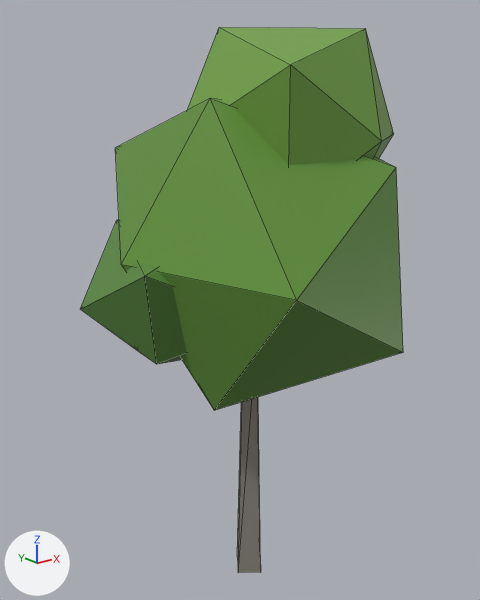
Before and after pictures for a commit that changed the glTF model src/assets/models/beech_far.glb.
Camera for both pictures: a 50 mm camera at (-8.03, -9.71, 10.2) aimed at (-0.06, 0.26, 6.22). The axes (+X, +Y, +Z) are drawn at lower left. The lights are the same throughout. The first picture is the older version. Mesh edges are drawn as thin lines. Vertices at exactly the same position are counted once.

The first picture shows 'beech_far'.
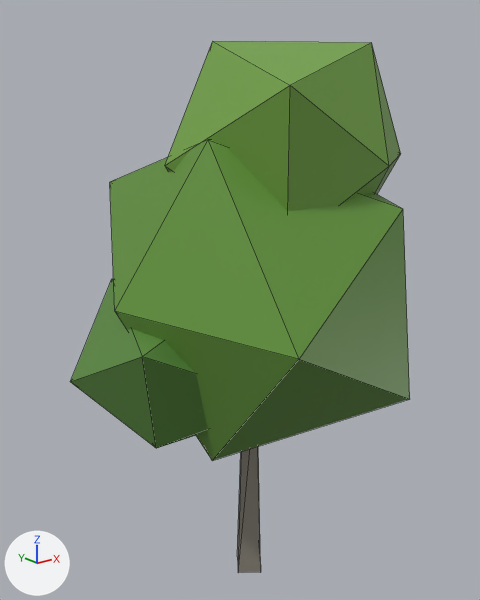
Boxes [x1, y1, x2, y2] around the edits, measured in the pictures (480 x 600 px; the box of a moved part takes in the faces that stretch with it):
'beech_far', reshaped
    before: [80, 27, 403, 572]
    after: [70, 41, 410, 572]
part 1 of me_beech_far, moved or reshaped
    before: [115, 98, 403, 410]
    after: [110, 140, 410, 461]
part 2 of me_beech_far, moved or reshaped
    before: [188, 27, 394, 165]
    after: [165, 41, 401, 211]
part 3 of me_beech_far, moved or reshaped
    before: [80, 220, 187, 364]
    after: [70, 279, 208, 448]
part 4 of me_beech_far, moved or reshaped
    before: [237, 397, 261, 572]
    after: [237, 446, 261, 572]

Diff of the bpy script that builds the scene:
```diff
--- a/src/assets/models/beech_far.glb.py
+++ b/src/assets/models/beech_far.glb.py
@@ me_beech_far @@
 # used by ob_beech_far; location = (0.0, 0.0, 0.0)
 # before: 4 (0.19, 0.02, 5.6), 5 (-0.02, 0.19, 5.6), 6 (-0.19, -0.02, 5.6), 7 (0.02, -0.19, 5.6)
-me_beech_far.from_pydata(...)  # 44 vertices, 68 faces; spans x -3.06..2.99, y -3.21..3.28, z 0.0..11.3
+me_beech_far.from_pydata(...)  # 44 vertices, 68 faces; spans x -3.34..3.2, y -3.41..3.48, z 0.0..11.07
+# me_beech_far part 1: the loose piece of 12 vertices spanning x -2.74..2.99, y -3.21..3.28, z 4.64..10.1 is scaled about its middle by 1.06, then moved by (0.01, 0.0, -0.8)
+# me_beech_far part 2: the loose piece of 12 vertices spanning x -1.63..2.98, y -2.16..1.76, z 7.7..11.3 is scaled about its middle by 1.09, then moved by (0.01, 0.02, -0.39)
+# me_beech_far part 3: the loose piece of 12 vertices spanning x -3.06..0.47, y -1.54..2.7, z 5.23..7.95 is scaled about its middle by 1.15, then moved by (-0.01, -0.03, -1.37)
+# me_beech_far part 4
+for i in [*range(4, 8)]: me_beech_far.vertices[i].co += Vector((0.0, 0.0, -1.0))
 me_beech_far.materials.append(mat_defaultmaterial)
```
